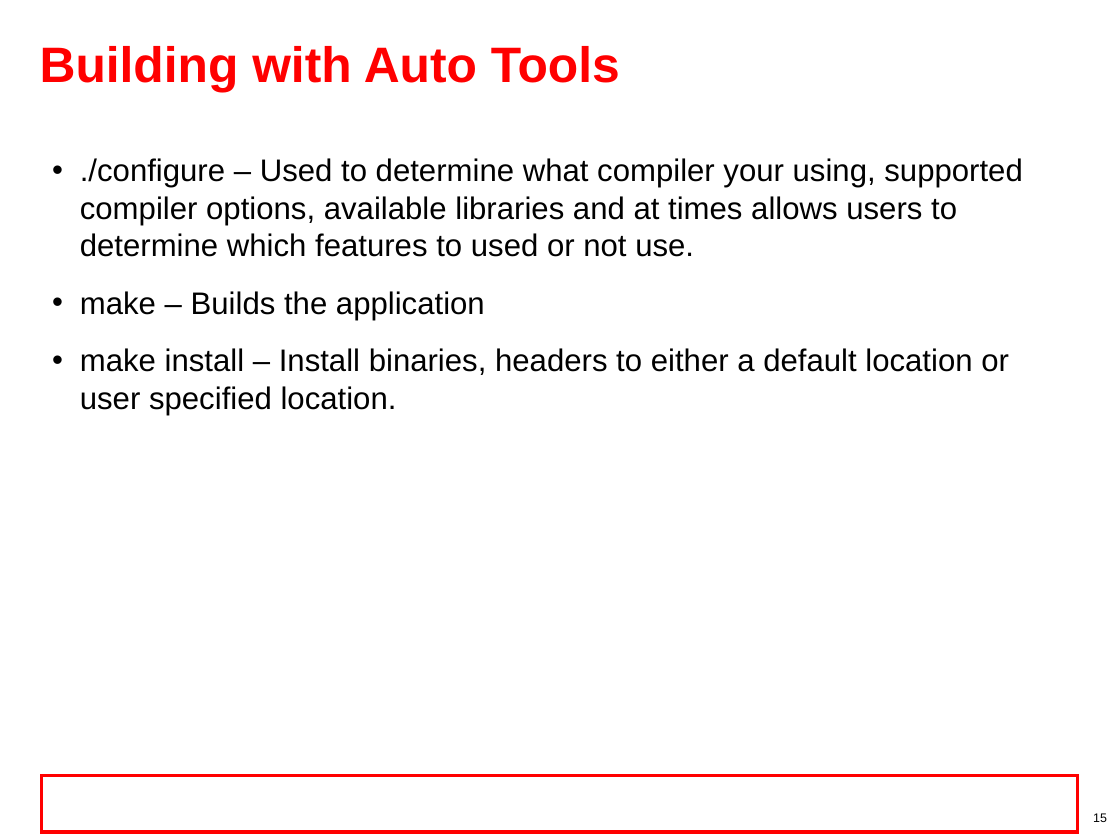
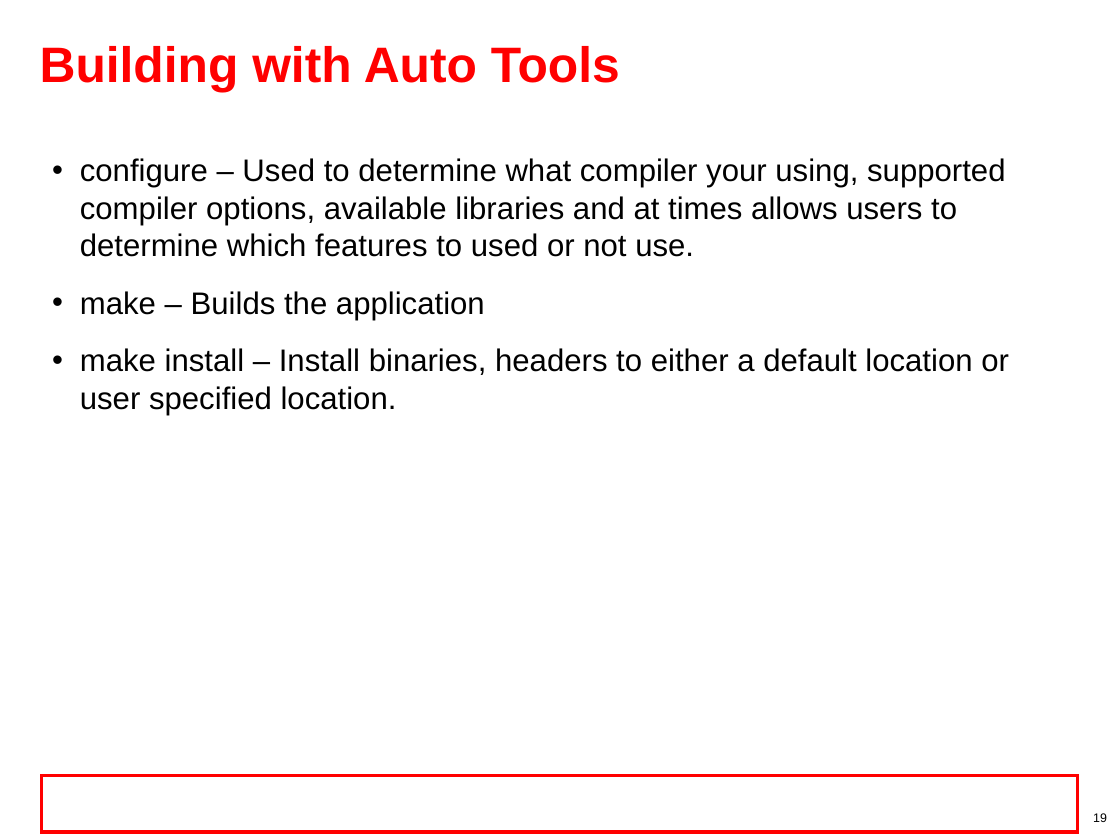
Before and after one commit to hari1989/keystone-workshop, a slide deck: slide 19 of preliminary/Working/presentations/Sitara/sitara_boot_camp_toolchain_Ran.pptx (slide 15 before the commit). Drawn at 1120x840 pixels with LibreOffice and Linux fonts; fonts in the diff are those of the drawing; background and template pictures are left out. Boxes give left, top, right and bottom in pixels: in the first picture for what was removed or moved away, otherwise in the second. Text is boxed around its words. In the diff, an @@ line names an element or a change of style, - is before the commit and + after.

```diff
--- a/preliminary/Working/presentations/Sitara/sitara_boot_camp_toolchain_Ran.pptx
+++ b/preliminary/Working/presentations/Sitara/sitara_boot_camp_toolchain_Ran.pptx
@@ text at (80,158,1005,257): text changed @@
-• ./configure – Used to determine what compiler your using, supported compiler options, available libraries and at times allows users to determine which features to used or not use.
+• configure – Used to determine what compiler your using, supported compiler options, available libraries and at times allows users to determine which features to used or not use.
@@ page number at (1093,813,1107,822): text changed @@
-15
+19
```
Also in this commit, not shown: 15 other slides changed, 10 slides added, 3 slides removed.
